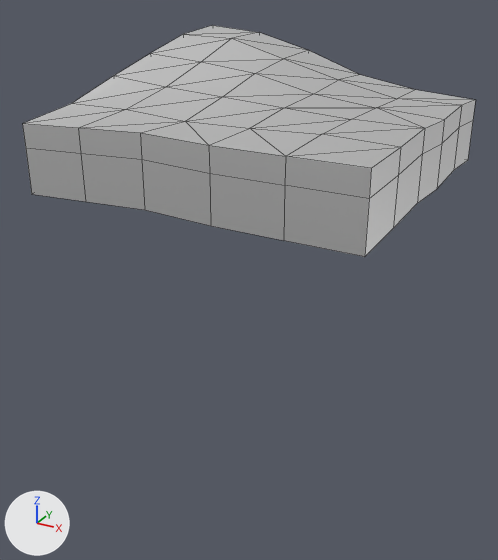
An edit to the FBX model ZombieSurvival/Assets/polyperfect/Low Poly Ultimate Pack/T/- Meshes_T/Terrains_T/Worlds_T/2Mesh.fbx, drawn before and after from the same camera.
One viewpoint serves both versions: a camera (50 mm lens) standing at (28.8, -56.1, 11.0) and looking at (-0.7, -2.3, -15.9). Every picture has the same lights, and +X, +Y and +Z are marked at lower left. Mesh edges are drawn as thin lines. Where no turn or scale is listed for an object, it has been applied to the vertices.

In view in the first picture: 'terrain-world-hill3'.
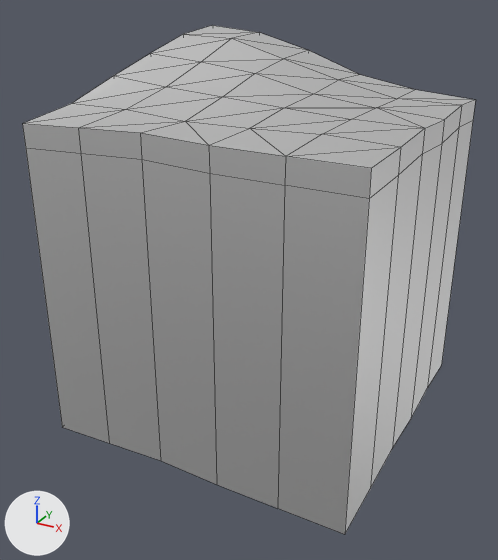
Edits to the scene script, one JSON object a line:
```json
{"block": "me_terrain_world_hill3", "where": "# used by ob_terrain_world_hill3; location = (0.0, 0.0, 0.0)"}
{"op": "remove", "block": "me_terrain_world_hill3", "code": "me_terrain_world_hill3.from_pydata(...)  # 76 vertices, 90 faces; spans x -15.0..15.0, y -15.0..15.0, z -6.0..6.0"}
{"op": "add", "block": "me_terrain_world_hill3", "code": "me_terrain_world_hill3.from_pydata(...)  # 76 vertices, 90 faces; spans x -15.0..15.0, y -15.0..15.0, z -30.0..6.0"}
{"block": "me_terrain_world_hill3", "change": "me_terrain_world_hill3 part 1: 20 of the vertices in x -15.0..15.0, y -15.0..15.0, z -6.0..0.0 are moved by (0.0, 0.0, -24.0)"}
```

Pixel boxes [x1, y1, x2, y2] of what changed, in the pictures (498 x 560 px; the box of a moved part takes in the faces that stretch with it):
```json
{"object": "terrain-world-hill3", "change": "reshaped", "before": [23, 25, 476, 257], "after": [23, 25, 476, 534], "on screen": "119% taller"}
{"part": 1, "of": "me_terrain_world_hill3", "change": "moved or reshaped", "before": [31, 156, 468, 257], "after": [31, 156, 468, 534]}
```
